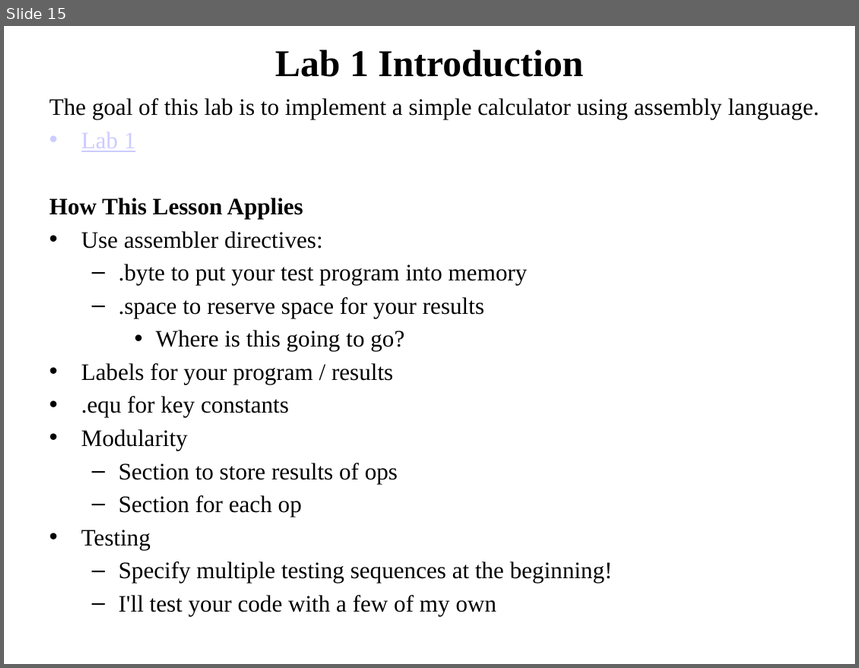
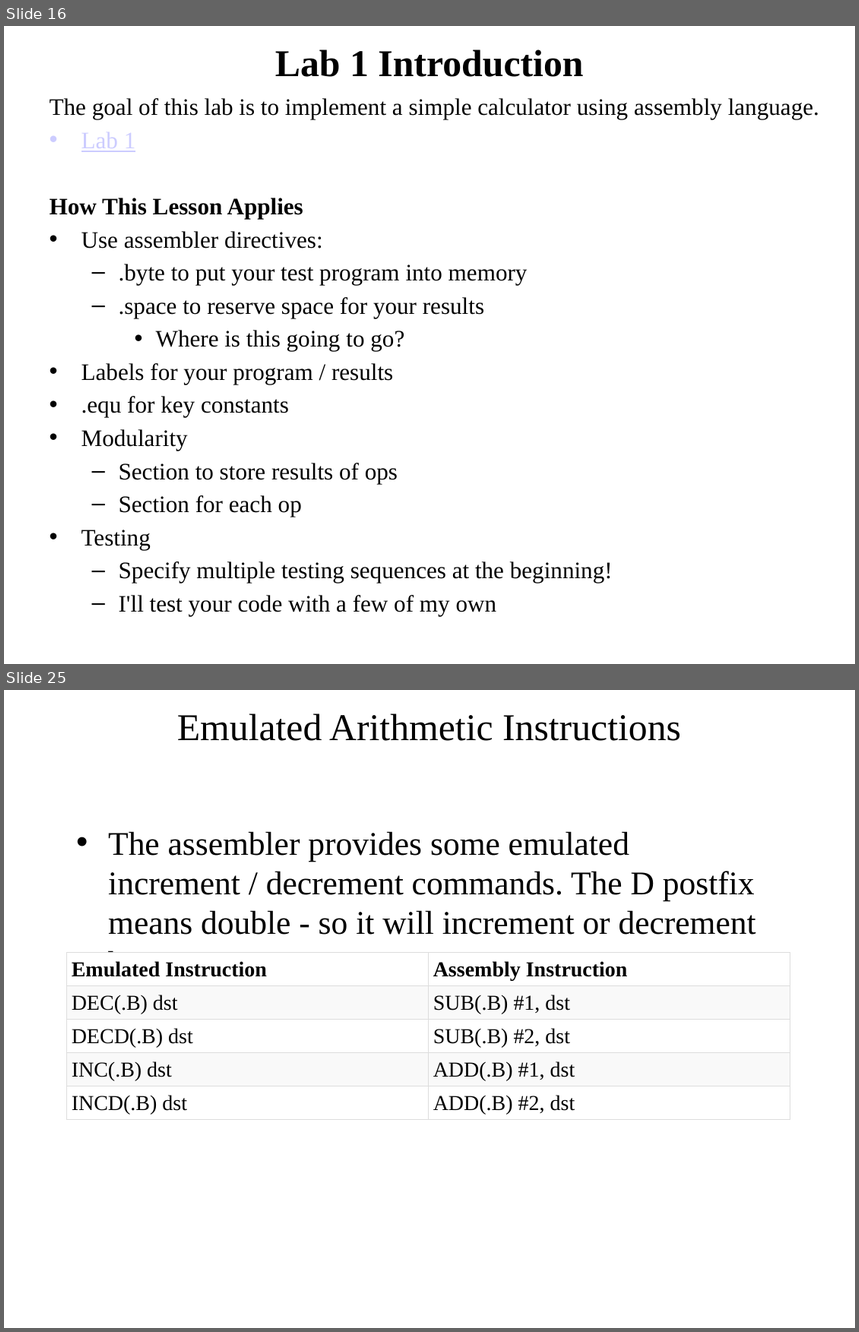
Before and after one commit to pw4rn3r/ECE382, a slide deck: notes/L7/Lsn7.pptx. Shown one above the other, each under a label of ours: slide 15 before the commit, slides 16 and 25 after it; the slides between them are not shown. The pictures are 859x668 and 859x1332 pixels, drawn with LibreOffice and Linux fonts; fonts in the diff are those of the drawing. Boxes give left, top, right and bottom in pixels: in the first picture for what was removed or moved away, otherwise in the second. Text is boxed around its words. In the diff, an @@ line names an element or a change of style, - is before the commit and + after.

```diff
--- a/notes/L7/Lsn7.pptx
+++ b/notes/L7/Lsn7.pptx
@@ slide 25 added at (x1=4, y1=690, x2=855, y2=1328), background #FFFFFF @@
@@ title added at (x1=177, y1=714, x2=681, y2=741), 32 pt, text #000000 @@
+Emulated Arithmetic Instructions
@@ text added at (x1=108, y1=831, x2=756, y2=1113), 28 pt, text #000000 @@
+• The assembler provides some emulated increment / decrement commands. The D postfix means double - so it will increment or decrement by 2.
@@ table added at (x1=67, y1=953, x2=791, y2=1130), 5 rows, 2 columns @@
+Emulated Instruction | Assembly Instruction
+DEC(.B) dst | SUB(.B) #1, dst
+DECD(.B) dst | SUB(.B) #2, dst
+INC(.B) dst | ADD(.B) #1, dst
+INCD(.B) dst | ADD(.B) #2, dst
@@ what was slide 15 is now slide 16 @@
```
Also in this commit, not shown: 5 slides changed, 23 other slides added, 1 slide removed.
